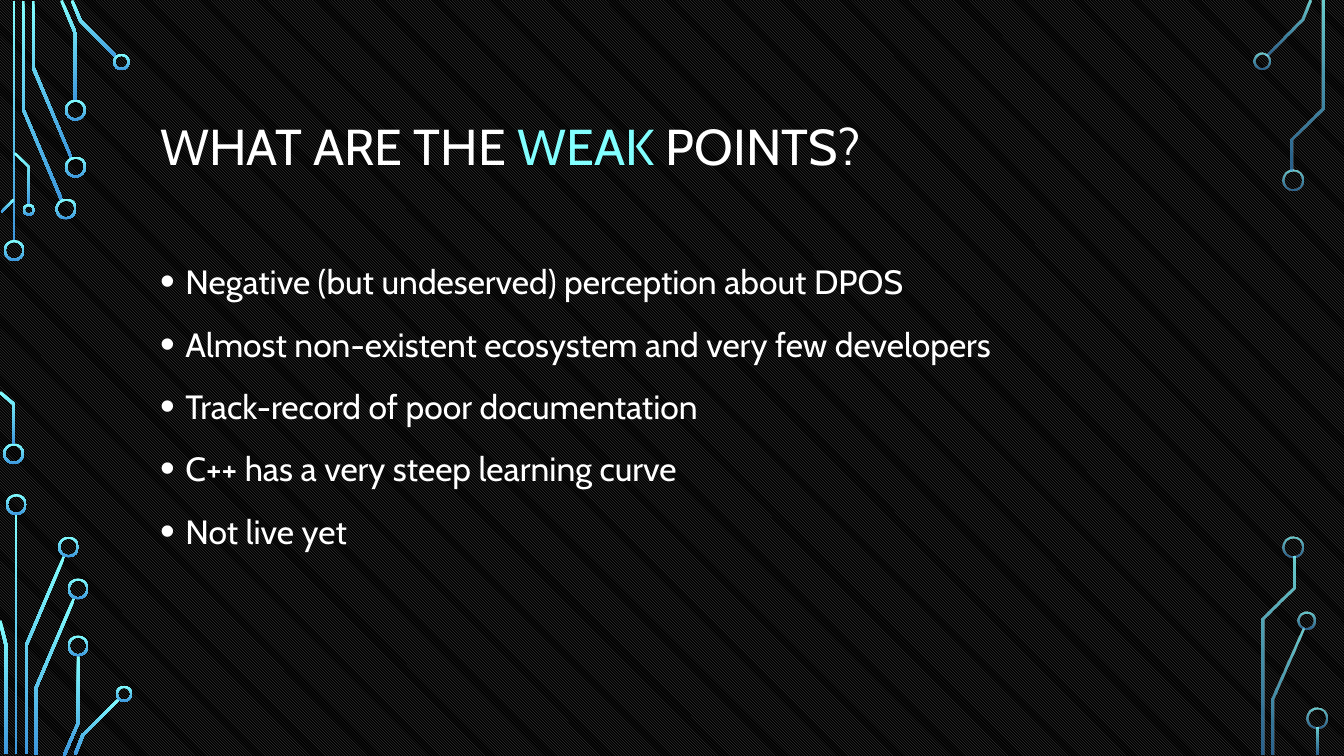
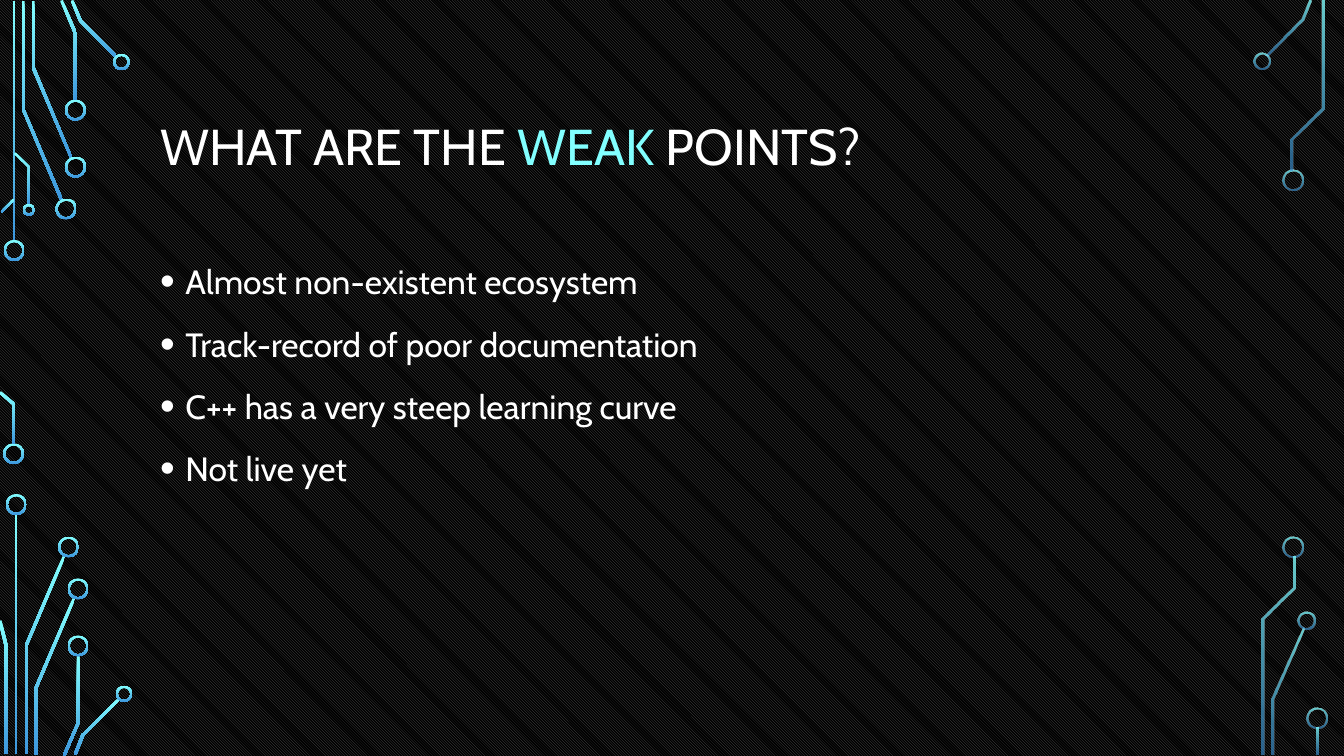
Before and after one commit to tokenika/tokenika.github.io, a slide deck: slide 40 of WarsawBlock(3).pptx (slide 43 before the commit). Drawn at 1344x756 pixels with LibreOffice and Linux fonts; fonts in the diff are those of the drawing; background and template pictures are left out. Boxes give left, top, right and bottom in pixels: in the first picture for what was removed or moved away, otherwise in the second. Text is boxed around its words. In the diff, an @@ line names an element or a change of style, - is before the commit and + after.

Commit message:
dpos

```diff
--- a/WarsawBlock(3).pptx
+++ b/WarsawBlock(3).pptx
@@ text at [185,268,637,302]: text changed @@
-• Negative (but undeserved) perception about DPOS
-• Almost non-existent ecosystem and very few developers
+• Almost non-existent ecosystem
```
Also in this commit, not shown: 3 other slides changed, 3 slides removed, 1 other file.
